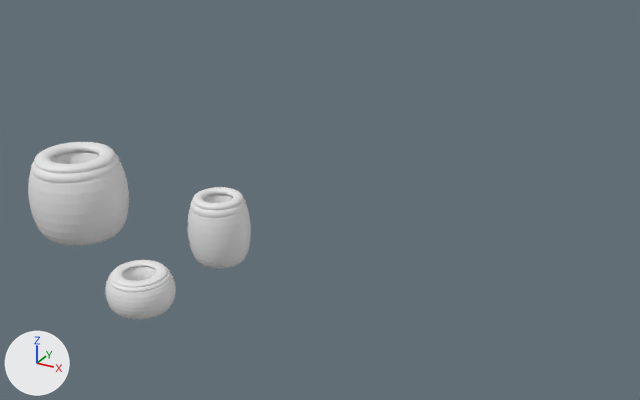
Two versions of the OBJ model Project/Models/CanastaChiles.obj, one commit apart.
One viewpoint serves both versions: a camera (50 mm lens) standing at (-6.19, -12.98, 4.36) and looking at (-10.89, -4.43, 0.09). Every picture has the same lights, and +X, +Y and +Z are marked at lower left. Where no turn or scale is listed for an object, it has been applied to the vertices.

Names of what the first picture shows: 'CanastaChiles'.
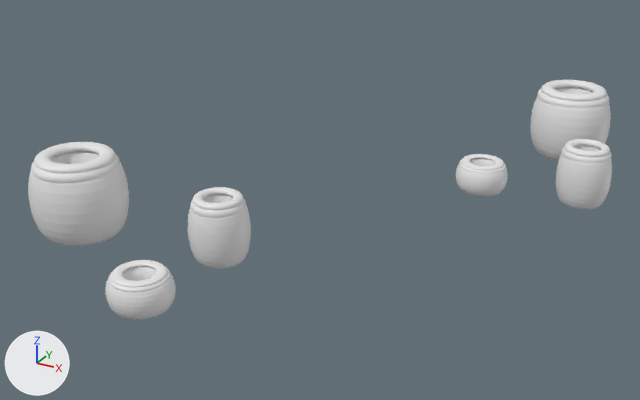
The newer file is also turned or shifted as a whole; pictures and numbers use the older file's frame.

Boxes [x1, y1, x2, y2] around the edits, measured in the pictures (640 x 400 px):
'CanastaChiles', reshaped (161% wider, 35% taller): before [28, 142, 251, 320]; after [28, 80, 612, 320]
part 1 of me_canastachiles, added: after [530, 88, 611, 161]
part 2 of me_canastachiles, added: after [541, 80, 607, 101]
part 3 of me_canastachiles, added: after [537, 89, 609, 108]
part 4 of me_canastachiles, added: after [556, 146, 612, 209]
part 5 of me_canastachiles, added: after [564, 139, 610, 157]
part 6 of me_canastachiles, added: after [562, 147, 612, 163]
part 7 of me_canastachiles, added: after [456, 158, 508, 197]
part 8 of me_canastachiles, added: after [461, 154, 504, 170]
part 9 of me_canastachiles, added: after [459, 159, 506, 173]

What the commit changed:
me_canastachiles has 12960 vertices, 12960 faces and spans x -13.47..-10.82, y -7.66..-5.77, z -0.02..0.93.
me_canastachiles is used by ob_canastachiles; location (0.0, 0.0, 0.0).
me_canastachiles part 1: the loose piece of 1440 vertices spanning x -11.48..-10.82, y -6.45..-5.82, z 0.01..0.7 is copied, and the copy is multiplied about its middle by the matrix ((0.417, 1.601, 0.0), (-1.601, 0.417, 0.0), (0.0, 0.0, 1.296)), then moved by (2.37, 5.02, 0.08); it spans x -9.31..-8.25, y -1.66..-0.58, z -0.02..0.88.
me_canastachiles part 2: the loose piece of 1440 vertices spanning x -13.36..-12.5, y -6.73..-5.86, z 0.83..0.93 is copied, and the copy is turned -75.4 degrees about the z axis through its middle, then moved by (4.15, 5.18, 0.0); it spans x -9.21..-8.35, y -1.55..-0.69, z 0.83..0.93.
me_canastachiles part 3: a new loose piece, a torus around z (ring radius 0.38, tube radius 0.09) spanning x -9.26..-8.31, y -1.59..-0.65, z 0.71..0.87, in mat_material_016 (its picture is missing).
me_canastachiles part 4: the loose piece of 1440 vertices spanning x -11.48..-10.82, y -6.45..-5.82, z 0.01..0.7 is copied, and the copy is turned -75.4 degrees about the z axis through its middle, then moved by (2.97, 3.34, 0.0); it spans x -8.5..-7.86, y -3.12..-2.47, z 0.01..0.7.
me_canastachiles part 5: the loose piece of 1440 vertices spanning x -11.41..-10.89, y -6.4..-5.88, z 0.66..0.74 is copied, and the copy is turned -75.4 degrees about the z axis through its middle, then moved by (2.97, 3.34, 0.0); it spans x -8.44..-7.92, y -3.06..-2.54, z 0.66..0.74.
me_canastachiles part 6: a new loose piece, a torus around z (ring radius 0.23, tube radius 0.06) spanning x -8.47..-7.89, y -3.08..-2.51, z 0.56..0.69, in mat_material_016 (its picture is missing).
me_canastachiles part 7: the loose piece of 1440 vertices spanning x -11.56..-10.9, y -7.66..-7.02, z 0.02..0.38 is copied, and the copy is turned -75.4 degrees about the z axis through its middle, then moved by (1.86, 4.31, 0.0); it spans x -9.69..-9.05, y -3.36..-2.7, z 0.02..0.38.
me_canastachiles part 8: the loose piece of 1440 vertices spanning x -11.49..-10.97, y -7.6..-7.08, z 0.36..0.4 is copied, and the copy is turned -75.4 degrees about the z axis through its middle, then moved by (1.86, 4.31, 0.0); it spans x -9.63..-9.11, y -3.29..-2.77, z 0.36..0.4.
me_canastachiles part 9: the loose piece of 1440 vertices spanning x -11.51..-10.94, y -7.63..-7.06, z 0.31..0.38 is copied, and the copy is turned -75.4 degrees about the z axis through its middle, then moved by (1.86, 4.31, 0.0); it spans x -9.65..-9.08, y -3.32..-2.74, z 0.31..0.38.
